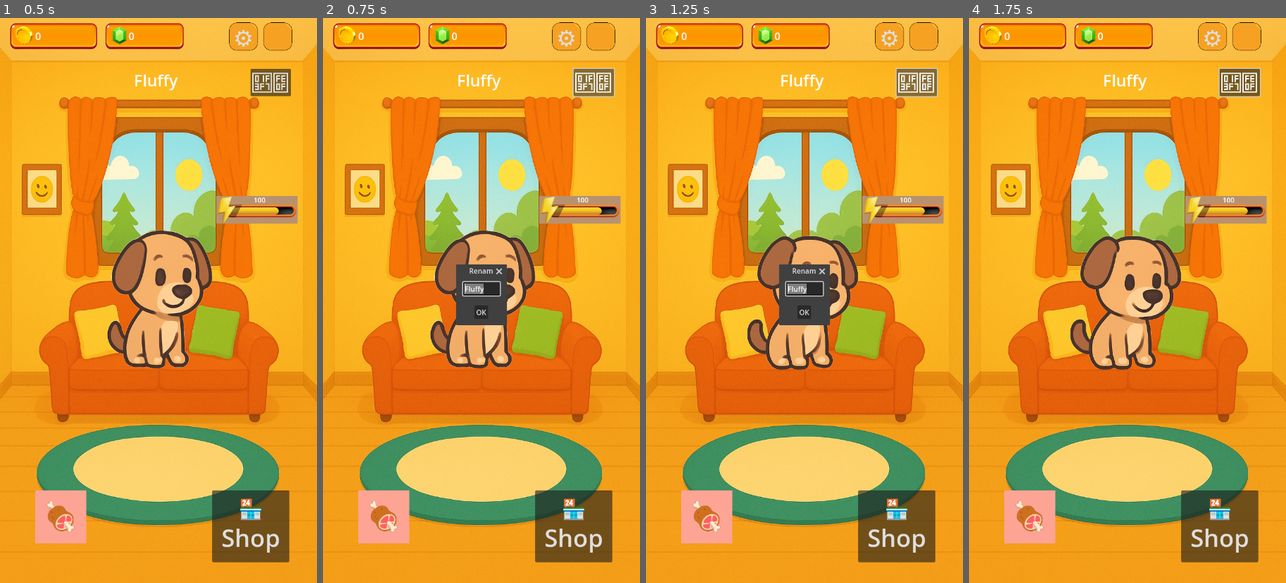
Above: before the commit, frames 1-4 (left to right).
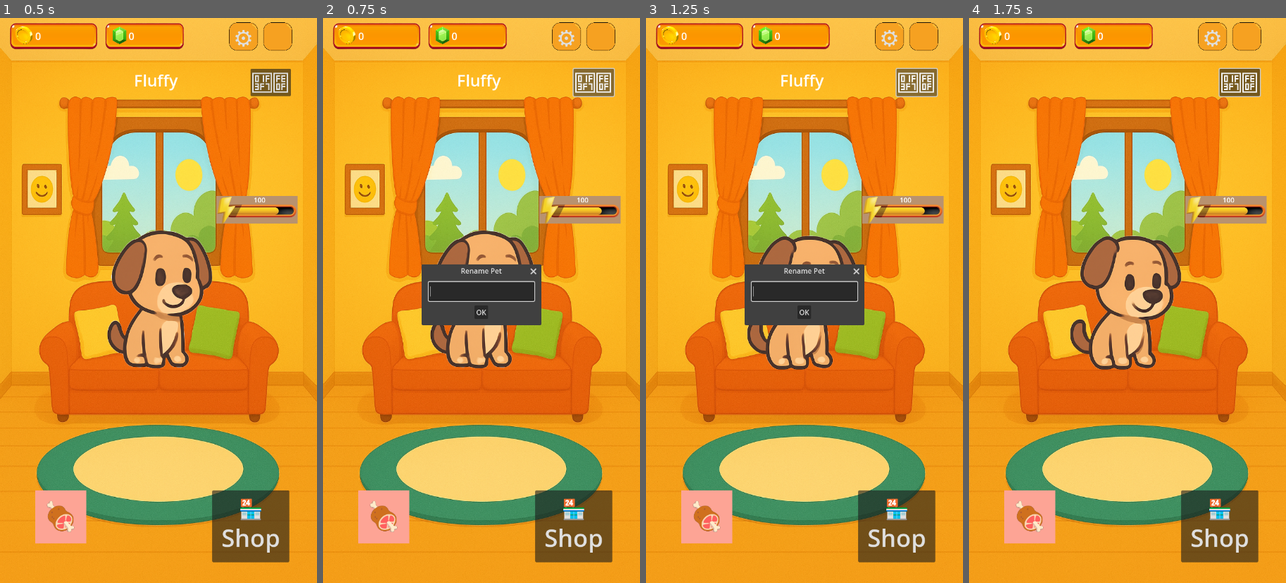
Above: after the commit, the same moments.

Repository: shloksheth/PetTopia
Game: Godot game, scene res://scenes/home/Home.tscn
Two runs of this game, one before a commit and one after it. Both use one fixed random seed, a clock stepped at 60 frames per second and the inputs below.
Inputs:
- Up to frame 1 (0.5 s): no input
- Up to frame 2 (0.75 s): click "🏷️" at 0.5 s
- Up to frame 3 (1.25 s): no input
- Up to frame 4 (1.75 s): click "OK" at 1.25 s

Frame 1 is identical in both runs. In frame 2, 2.5% of the frame differs, in the area x 31-69%, y 43-55%; in frame 3, 2.4%; in frame 4, 0.1%.

Commit message:
Revert "duplicated global.gd found and deletec"
This reverts commit e813f3778e26e41dfbd55dca848e76085d245d5b.

Diff:
--- a/project.godot
+++ b/project.godot
@@ -33,10 +33,6 @@
 
 project/assembly_name="PetTopia"
 
-[editor]
-
-version_control/autoload_on_startup=true
-
 [rendering]
 
 renderer/rendering_method="mobile"
--- a/scripts/systems/Global.gd
+++ b/scripts/systems/Global.gd
@@ -1,5 +1,6 @@
 extends Node
 
+# --- Currency, food, and pet stats tracking ---
 var coins: int = 0
 var gems: int = 0
 
@@ -10,9 +11,8 @@
 	"Pizza": 1
 }
 
-var hunger: int = 100
-var energy: int = 100
-var pet_name: String = "Fluffy"
+var hunger: int = 100    # 0–100
+var energy: int = 100    # 0–100
 
 signal coins_changed(new_value: int)
 signal gems_changed(new_value: int)
@@ -28,53 +28,57 @@
 	var hunger_timer_small := Timer.new()
 	hunger_timer_small.wait_time = 4.0
 	hunger_timer_small.autostart = true
+	hunger_timer_small.one_shot = false
 	add_child(hunger_timer_small)
 	hunger_timer_small.timeout.connect(_on_hunger_timer_small_timeout)
 
 	var hunger_timer_big := Timer.new()
 	hunger_timer_big.wait_time = 9.0
 	hunger_timer_big.autostart = true
+	hunger_timer_big.one_shot = false
 	add_child(hunger_timer_big)
 	hunger_timer_big.timeout.connect(_on_hunger_timer_big_timeout)
 
 	var energy_timer := Timer.new()
 	energy_timer.wait_time = 10.0
 	energy_timer.autostart = true
+	energy_timer.one_shot = false
 	add_child(energy_timer)
 	energy_timer.timeout.connect(_on_energy_timer_timeout)
 
+# --- Currency ---
 func add_coins(amount: int) -> void:
 	coins += amount
 	coins_changed.emit(coins)
-	stats_updated.emit()
 	save_data()
 
 func add_gems(amount: int) -> void:
 	gems += amount
 	gems_changed.emit(gems)
-	stats_updated.emit()
 	save_data()
 
+# --- Shop / Food purchase ---
 func buy_item(item_name: String, cost: int) -> bool:
 	if coins >= cost:
 		coins -= cost
 		coins_changed.emit(coins)
 		food_inventory[item_name] = food_inventory.get(item_name, 0) + 1
 		food_changed.emit(food_inventory)
-		stats_updated.emit()
 		save_data()
 		return true
 	return false
 
+# --- Food consumption ---
 func consume_food(item: String) -> void:
 	if food_inventory.has(item) and food_inventory[item] > 0:
 		food_inventory[item] -= 1
-		hunger = clamp(hunger + 10, 0, 100)
-		energy = clamp(energy + 5, 0, 100)
+		hunger = clamp(int(hunger) + 10, 0, 100)
+		energy = clamp(int(energy) + 5, 0, 100)
 		food_changed.emit(food_inventory)
 		stats_updated.emit()
 		save_data()
 
+# --- Stats ---
 func get_stats() -> Dictionary:
 	return {
 		"hunger": hunger,
@@ -82,11 +86,12 @@
 	}
 
 func modify_stats(hunger_delta: int, energy_delta: int) -> void:
-	hunger = clamp(hunger + hunger_delta, 0, 100)
-	energy = clamp(energy + energy_delta, 0, 100)
+	hunger = clamp(int(hunger) + hunger_delta, 0, 100)
+	energy = clamp(int(energy) + energy_delta, 0, 100)
 	stats_updated.emit()
 	save_data()
 
+# --- Timers: automatic decay ---
 func _on_hunger_timer_small_timeout() -> void:
 	var delta := randi_range(0, 2)
 	if delta > 0 and hunger > 0:
@@ -108,14 +113,14 @@
 		stats_updated.emit()
 		save_data()
 
+# --- Save/Load ---
 func save_data() -> void:
 	var data: Dictionary = {
 		"coins": coins,
 		"gems": gems,
 		"food": food_inventory,
 		"hunger": hunger,
-		"energy": energy,
-		"pet_name": pet_name
+		"energy": energy
 	}
 	var file := FileAccess.open(SAVE_PATH, FileAccess.WRITE)
 	file.store_string(JSON.stringify(data))
@@ -134,6 +139,3 @@
 			food_inventory = result.get("food", food_inventory)
 			hunger = int(result.get("hunger", 50))
 			energy = int(result.get("energy", 75))
-			pet_name = result.get("pet_name", "Fluffy")
-
-	stats_updated.emit()
--- a/scripts/ui/PetAreaControl.gd
+++ b/scripts/ui/PetAreaControl.gd
@@ -4,41 +4,51 @@
 @onready var pet_name_label: RichTextLabel = $PetNameLabel
 @onready var rename_button: Button = $RenameButton
 
+var pet_name: String = "Fluffy"
+
 func _ready() -> void:
 	pet_sprite.play("idle")
-	pet_name_label.text = Global.pet_name
-	Global.stats_updated.connect(_update_name)
+	pet_name_label.text = pet_name
 	rename_button.pressed.connect(_on_rename_pressed)
-
-func _update_name() -> void:
-	pet_name_label.text = Global.pet_name
 
 func _on_rename_pressed() -> void:
 	var popup := AcceptDialog.new()
 	popup.title = "Rename Pet"
+	popup.dialog_hide_on_ok = true  # default, but explicit
 
-	var container := VBoxContainer.new()
 	var name_edit := LineEdit.new()
-	name_edit.text = Global.pet_name
+	name_edit.custom_minimum_size = Vector2(240, 0)
+	name_edit.focus_mode = Control.FOCUS_ALL
 
-	container.add_child(name_edit)
-	popup.add_child(container)
+# Add the LineEdit to the dialog's content
+	popup.add_child(name_edit)
 	add_child(popup)
 
+# Show centered and focus the input
 	popup.popup_centered()
 	name_edit.grab_focus()
 	name_edit.select_all()
 
-	name_edit.text_submitted.connect(func(new_text):
-		_set_pet_name(new_text)
+# Enter key (text_submitted) updates name
+	name_edit.text_submitted.connect(func(new_text: String) -> void:
+		set_pet_name(new_text)
 		popup.queue_free()
-	)
+)
 
+# OK button explicitly updates name
 	var ok := popup.get_ok_button()
-	ok.pressed.connect(func():
-		_set_pet_name(name_edit.text)
+	if ok:
+		ok.pressed.connect(func() -> void:
+			set_pet_name(name_edit.text)
+			popup.queue_free()
+		)
+
+# Also handle the dialog-level confirmed signal (belt and suspenders)
+	popup.confirmed.connect(func() -> void:
+		set_pet_name(name_edit.text)
 		popup.queue_free()
-	)
+)
 
-func _set_pet_name(new_name: String) -> void:
-	Global.pet_name = new_name
+func set_pet_name(new_name: String) -> void:
+	pet_name = new_name
+	pet_name_label.text = new_name
--- /dev/null
+++ b/systems/global.gd
@@ -0,0 +1,100 @@
+extends Node
+
+signal hunger_changed(new_value)
+signal coins_changed(new_value)
+signal gems_changed(new_value)
+signal energy_changed(new_value)
+
+const SAVE_PATH := "user://save_data.json"
+
+var is_loading : bool = false
+
+var coins : int = 50:
+	set(value):
+		coins = max(0, value)
+		coins_changed.emit(coins)
+		save_data()
+
+var gems : int = 50:
+	set(value):
+		gems = max(0, value)
+		gems_changed.emit(gems)
+		save_data()
+
+var hunger : int = 100:
+	set(value):
+		hunger = clampi(value, 0, 100)
+		hunger_changed.emit(hunger)
+		save_data()
+
+var energy : int = 100:
+	set(value):
+		energy = clampi(value, 0, 100)
+		energy_changed.emit(energy)
+		save_data()
+
+func _ready():
+	load_data()
+	var timer = Timer.new()
+	timer.wait_time = 3.0
+	timer.autostart = true
+	add_child(timer)
+	timer.timeout.connect(_on_hunger_timer_timeout)
+
+func _on_hunger_timer_timeout():
+	if hunger > 0:
+		hunger -= 1
+		print("Pet is getting hungry! Current hunger: ", hunger)
+
+var food_inventory: Dictionary = {
+	"Apple": 0,
+	"Meat": 0,
+	"Pizza": 0,
+	"Fish": 0
+}
+
+func add_coins(amount):
+	self.coins += amount
+
+func add_gems(amount):
+	self.gems += amount
+
+func buy_item(item_name: String, cost: int):
+	if coins >= cost:
+		self.coins -= cost
+		food_inventory[item_name] += 1
+		save_data()
+		return true
+	return false
+
+func save_data() -> void:
+	return
+	if is_loading:
+		return
+	var data: Dictionary = {
+		"coins": coins,
+		"gems": gems,
+		"food": food_inventory,
+		"hunger": hunger,
+		"energy": energy
+	}
+	var file := FileAccess.open(SAVE_PATH, FileAccess.WRITE)
+	file.store_string(JSON.stringify(data))
+	file.close()
+
+func load_data() -> void:
+	return
+	if FileAccess.file_exists(SAVE_PATH):
+		is_loading = true
+		var file := FileAccess.open(SAVE_PATH, FileAccess.READ)
+		var content: String = file.get_as_text()
+		file.close()
+
+		var result: Dictionary = JSON.parse_string(content)
+		if typeof(result) == TYPE_DICTIONARY:
+			coins = result.get("coins", 50)
+			gems = result.get("gems", 50)
+			food_inventory = result.get("food", food_inventory)
+			hunger = result.get("hunger", 100)
+			energy = result.get("energy", 100)
+		is_loading = false
Not shown, added: systems/global.gd.uid
